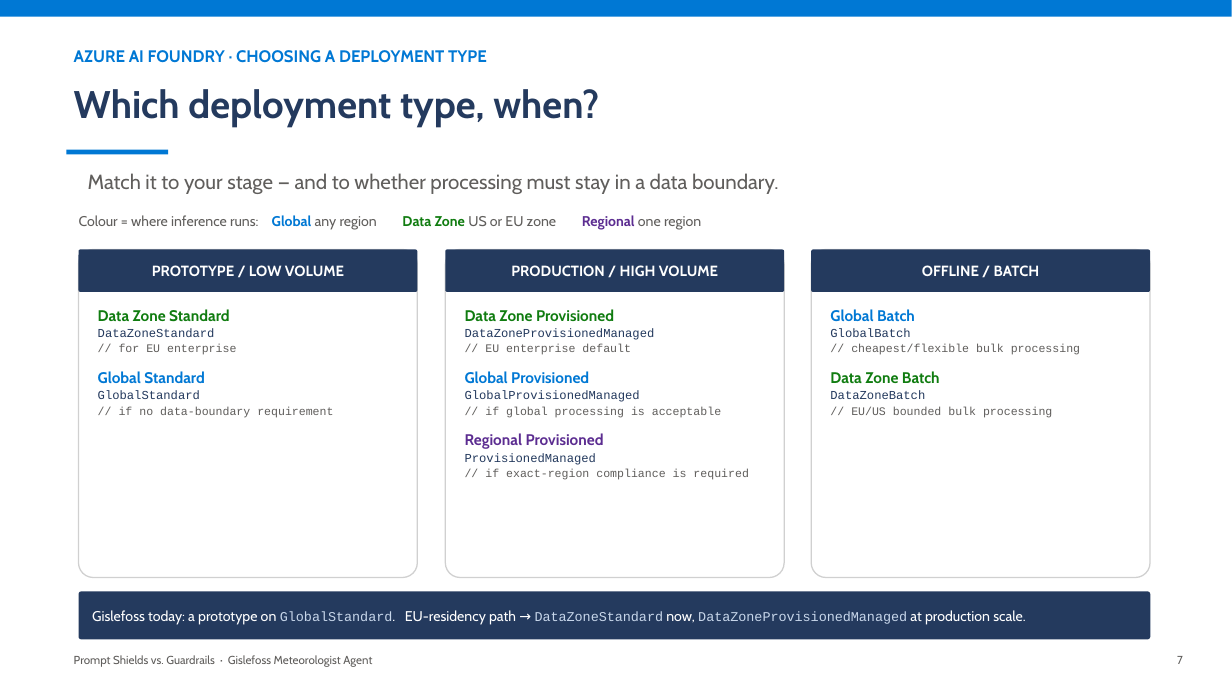
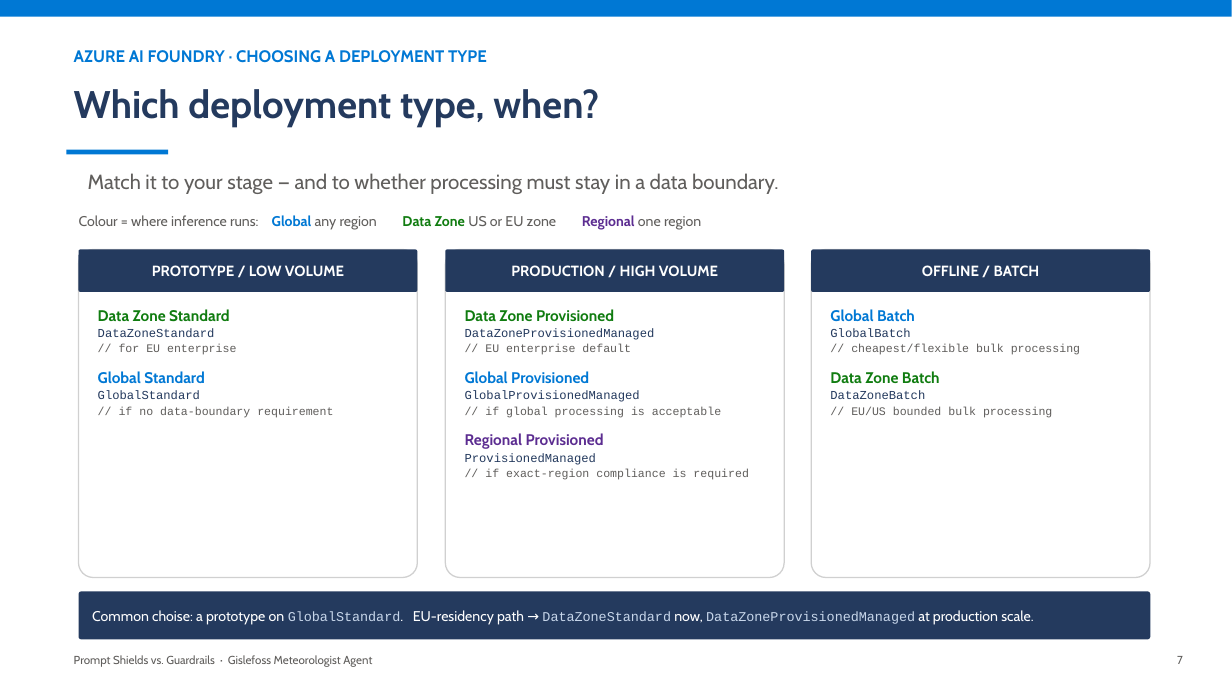
Before and after one commit to mchudinov/Gislefoss, a slide deck: slide 8 of docs/prompt-shields-vs-guardrails.pptx. Drawn at 1232x693 pixels with LibreOffice and Linux fonts; fonts in the diff are those of the drawing. Boxes give left, top, right and bottom in pixels: in the first picture for what was removed or moved away, otherwise in the second. Text is boxed around its words. In the diff, an @@ line names an element or a change of style, - is before the commit and + after.

```diff
--- a/docs/prompt-shields-vs-guardrails.pptx
+++ b/docs/prompt-shields-vs-guardrails.pptx
@@ text in rounded rectangle at [92, 610, 1033, 624]: text changed @@
-Gislefoss today: a prototype on GlobalStandard. EU-residency path → DataZoneStandard now, DataZoneProvisionedManaged at production scale.
+Common choise: a prototype on GlobalStandard. EU-residency path → DataZoneStandard now, DataZoneProvisionedManaged at production scale.
```
Also in this commit, not shown: 6 other slides changed, 1 slide removed.
